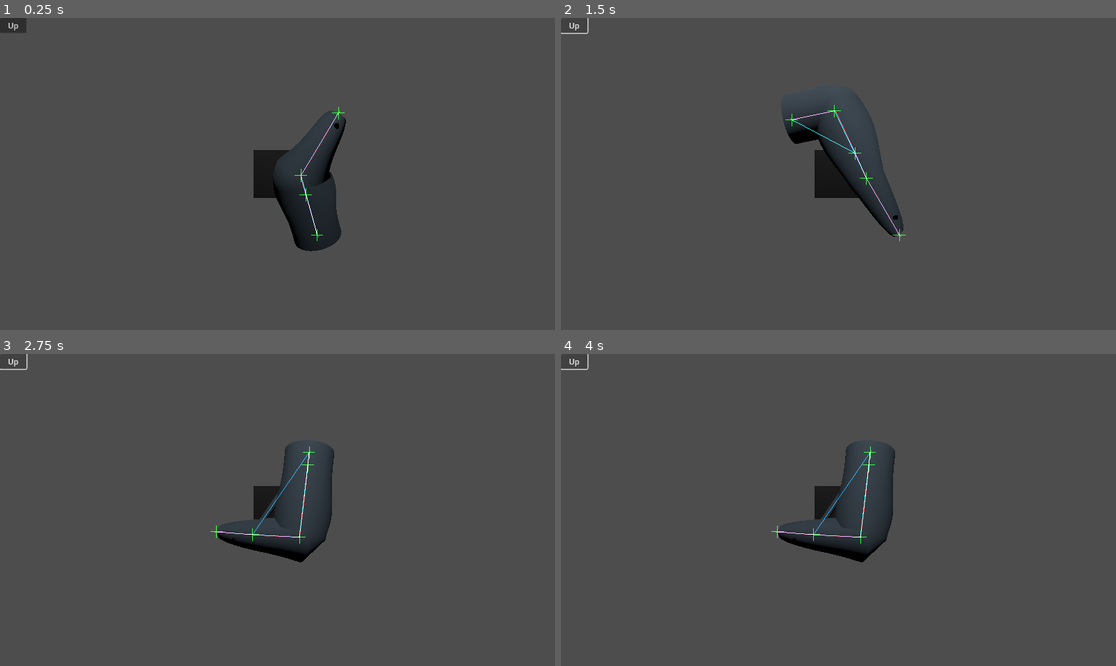
Above: before the commit, frames 1-4 (two rows, left to right).
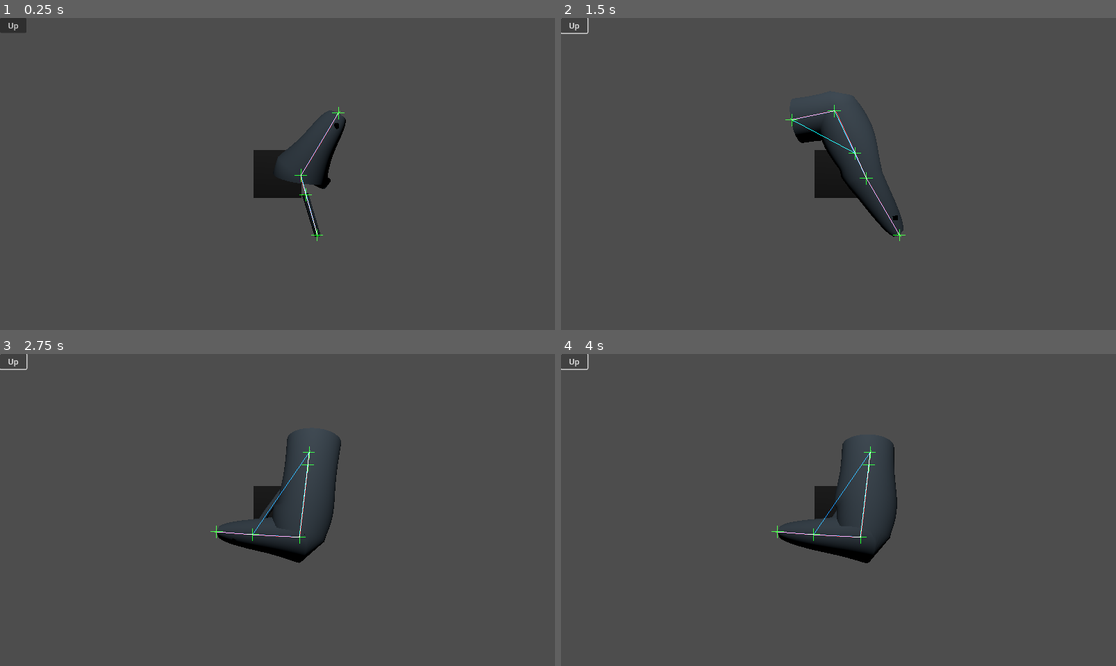
Above: after the commit, the same moments.

Repository: BinRoot/ludum-dare-58
Game: Godot game, scene res://Scenes/fish.tscn
The game is run twice, just before and just after one commit, with the same random seed, the same clock (stepped at 60 frames per second) and the same inputs.
Inputs:
- Up to frame 1 (0.25 s): no input
- Up to frame 2 (1.5 s): click "Up" at 0.5 s; click "Up" at 1.25 s
- Up to frame 3 (2.75 s): click "Up" at 2 s
- Up to frame 4 (4 s): no input

The runs differ from the first frame. In frame 1, 1.8% of the frame differs, in the area x 49-63%, y 29-75%; in frame 2, 0.4%; in frame 3, 0.4%; in frame 4, 0.4%.

Commit message:
fish shader

Diff:
--- a/Scenes/fish.gd
+++ b/Scenes/fish.gd
@@ -51,6 +51,12 @@
 
 @export var base_color: Color = Color(0.78, 0.9, 1.0)
 
+@export_group("Wiggle")
+@export var wiggle_amplitude: float = 0.15
+@export var wiggle_frequency: float = 2.0
+@export var wiggle_speed: float = 1.5
+@export var tail_amplification: float = 2.5
+
 @export_group("Debug")
 @export var debug_mode: bool = true
 @export var debug_spine_color: Color = Color(1.0, 0.0, 0.0)
@@ -64,9 +70,23 @@
 
 var _mesh_instance: MeshInstance3D
 var _debug_mesh_instance: MeshInstance3D
+var _shader_material: ShaderMaterial
+
+# Store spine data for wiggle calculations
+var _spine_curve: PackedVector3Array
+var _spine_normals: PackedVector3Array
+var _spine_binormals: PackedVector3Array
+var _spine_tangents: PackedVector3Array
+var _spine_bias: PackedFloat32Array
+var _spine_segments: int
 
 func _ready() -> void:
 	render_graph()
+
+func _process(_delta: float) -> void:
+	# Update eye positions to match the wiggle animation
+	if _spine_curve.size() > 0 and left_fish_eye != null and right_fish_eye != null:
+		_update_wiggling_eyes()
 
 func render_graph() -> void:
 	if _mesh_instance != null:
@@ -164,6 +184,7 @@
 	var verts: PackedVector3Array = PackedVector3Array()
 	var norms: PackedVector3Array = PackedVector3Array()
 	var uvs: PackedVector2Array = PackedVector2Array()
+	var colors: PackedColorArray = PackedColorArray()  # Store binormal direction for wiggle
 	var idx: PackedInt32Array = PackedInt32Array()
 
 	var ks: int = max(8, ring_sides)
@@ -195,6 +216,10 @@
 			norms.push_back(n_vec.normalized())
 
 			uvs.push_back(Vector2(float(i2) / float(ks), s_val))
+
+			# Store Brot (binormal after twist) as color for wiggle direction
+			# RGB stores the binormal vector, A stores body position
+			colors.push_back(Color(Brot.x, Brot.y, Brot.z, s_val))
 
 	# Side faces
 	for j8: int in range(ns - 1):
@@ -210,6 +235,10 @@
 	verts.push_back(C[ns - 1])
 	norms.push_back(T[ns - 1])
 	uvs.push_back(Vector2(0.5, 1.0))
+	# Head binormal (at s=1.0)
+	var phi_head: float = twist * 1.0
+	var Brot_head: Vector3 = (-N[ns - 1] * sin(phi_head)) + (B[ns - 1] * cos(phi_head))
+	colors.push_back(Color(Brot_head.x, Brot_head.y, Brot_head.z, 1.0))
 	for i4: int in range(ks):
 		var a_idx: int = (ns - 1) * ks + i4
 		var b_idx: int = (ns - 1) * ks + ((i4 + 1) % ks)
@@ -219,6 +248,9 @@
 	verts.push_back(C[0])
 	norms.push_back(-T[0])
 	uvs.push_back(Vector2(0.5, 0.0))
+	# Tail binormal (at s=0.0)
+	var Brot_tail: Vector3 = B[0]
+	colors.push_back(Color(Brot_tail.x, Brot_tail.y, Brot_tail.z, 0.0))
 	for i5: int in range(ks):
 		var a2_idx: int = ((i5 + 1) % ks)
 		var b2_idx: int = i5
@@ -254,7 +286,7 @@
 				continue
 			var pa: Vector3 = node_anchor[au]
 			var pb: Vector3 = node_anchor[bv]
-			_append_cylinder(verts, norms, uvs, idx, pa, pb, tube_radius, tube_segments, ring_sides)
+			_append_cylinder(verts, norms, uvs, colors, idx, pa, pb, tube_radius, tube_segments, ring_sides)
 
 	# --- Build ArrayMesh
 	var arrays: Array = []
@@ -262,18 +294,36 @@
 	arrays[Mesh.ARRAY_VERTEX]   = verts
 	arrays[Mesh.ARRAY_NORMAL]   = norms
 	arrays[Mesh.ARRAY_TEX_UV]   = uvs
+	arrays[Mesh.ARRAY_COLOR]    = colors
 	arrays[Mesh.ARRAY_INDEX]    = idx
 
 	var mesh: ArrayMesh = ArrayMesh.new()
 	mesh.add_surface_from_arrays(Mesh.PRIMITIVE_TRIANGLES, arrays)
 
-	var mat: StandardMaterial3D = StandardMaterial3D.new()
-	mat.albedo_color = base_color
-	mat.roughness = 0.65
-	mat.cull_mode = BaseMaterial3D.CULL_DISABLED  # Render both sides to plug holes
+	# Load and setup the wiggle shader
+	var shader: Shader = load("res://Scenes/fish_wiggle.gdshader")
+	_shader_material = ShaderMaterial.new()
+	_shader_material.shader = shader
+	_shader_material.set_shader_parameter("wiggle_amplitude", wiggle_amplitude)
+	_shader_material.set_shader_parameter("wiggle_frequency", wiggle_frequency)
+	_shader_material.set_shader_parameter("wiggle_speed", wiggle_speed)
+	_shader_material.set_shader_parameter("tail_amplification", tail_amplification)
+	_shader_material.set_shader_parameter("base_color", base_color)
+
+	# Set render mode
+	_shader_material.render_priority = 0
 
 	_mesh_instance.mesh = mesh
-	_mesh_instance.set_surface_override_material(0, mat)
+	_mesh_instance.set_surface_override_material(0, _shader_material)
+	_mesh_instance.cast_shadow = GeometryInstance3D.SHADOW_CASTING_SETTING_ON
+
+	# Store spine data for wiggle calculations
+	_spine_curve = C
+	_spine_normals = N
+	_spine_binormals = B
+	_spine_tangents = T
+	_spine_bias = bias
+	_spine_segments = ns
 
 	# --- Position eyes
 	_position_eyes(C, N, B, T, bias, ns)
@@ -413,6 +463,83 @@
 	# Orient eyes to look outward and forward
 	left_fish_eye.look_at(pos + eye_offset.normalized() + T[j_eye], Brot)
 	right_fish_eye.look_at(pos - eye_offset.normalized() + T[j_eye], Brot)
+
+# Calculate wiggle offset for a given position along the spine
+func _calculate_wiggle_offset(body_position: float, binormal: Vector3, up_direction: Vector3) -> Vector3:
+	var time: float = Time.get_ticks_msec() / 1000.0
+
+	# Calculate wiggle strength - stronger at the tail
+	var wiggle_strength: float = wiggle_amplitude * (1.0 - body_position) * tail_amplification
+
+	# Create traveling wave along the body
+	var wave: float = sin(body_position * wiggle_frequency - time * wiggle_speed)
+
+	# Apply wiggle along the binormal direction (side-to-side)
+	var lateral_offset: Vector3 = binormal * wave * wiggle_strength
+
+	# Vertical undulation along the up direction
+	var vertical_wave: float = sin(body_position * wiggle_frequency * 0.5 - time * wiggle_speed * 0.7)
+	var vertical_offset: Vector3 = up_direction * vertical_wave * wiggle_strength * 0.2
+
+	return lateral_offset + vertical_offset
+
+# Update eye positions to follow the wiggle animation
+func _update_wiggling_eyes() -> void:
+	if _spine_curve.size() == 0:
+		return
+
+	var ns: int = _spine_segments
+	var C: PackedVector3Array = _spine_curve
+	var N: PackedVector3Array = _spine_normals
+	var B: PackedVector3Array = _spine_binormals
+	var T: PackedVector3Array = _spine_tangents
+	var bias: PackedFloat32Array = _spine_bias
+
+	# Position eyes at ~90% along spine (near head)
+	var eye_s: float = 0.90
+	var j_eye: int = clamp(int(eye_s * float(ns - 1)), 0, ns - 1)
+
+	# Get spine position
+	var pos: Vector3 = C[j_eye]
+
+	# Calculate body dimensions at this point (same as mesh generation)
+	var s_val: float = float(j_eye) / float(ns - 1)
+	var gauss: float = bulge_amp * exp(-pow(s_val - bulge_center, 2.0) / max(1e-6, pow(bulge_sigma, 2.0)))
+	var a_s: float = a0 * pow(1.0 - s_val, taper_a_power) * (1.0 + gauss)
+	var b_s: float = b0 * pow(1.0 - s_val, taper_b_power) * (1.0 + gauss)
+	b_s *= (1.0 + asymmetry_amp * bias[j_eye])
+
+	# Apply twist rotation to get the correct binormal direction
+	var phi: float = deg_to_rad(twist_degrees) * s_val
+	var cph: float = cos(phi)
+	var sph: float = sin(phi)
+	var Nrot: Vector3 = (N[j_eye] * cph) + (B[j_eye] * sph)
+	var Brot: Vector3 = (-N[j_eye] * sph) + (B[j_eye] * cph)
+
+	# Calculate up direction (perpendicular to binormal and spine)
+	var up_direction: Vector3 = Brot.cross(T[j_eye]).normalized()
+
+	# Calculate wiggle offset using the proper binormal direction
+	var wiggle_offset: Vector3 = _calculate_wiggle_offset(eye_s, Brot, up_direction)
+
+	# Apply wiggle to base position
+	var wiggled_pos: Vector3 = pos + wiggle_offset
+
+	# Choose angle for eye placement
+	var eye_angle: float = PI * 0.25
+	var ct: float = cos(eye_angle)
+	var st: float = sin(eye_angle)
+
+	# Calculate eye offset
+	var eye_offset: Vector3 = (Nrot * (a_s * ct)) + (Brot * (b_s * st))
+
+	# Position eyes with wiggle applied
+	left_fish_eye.position = wiggled_pos + eye_offset
+	right_fish_eye.position = wiggled_pos - eye_offset
+
+	# Orient eyes to look outward and forward
+	left_fish_eye.look_at(wiggled_pos + eye_offset.normalized() + T[j_eye], Brot)
+	right_fish_eye.look_at(wiggled_pos - eye_offset.normalized() + T[j_eye], Brot)
 
 # =========================
 # Graph helpers / BFS / FR
@@ -640,7 +767,7 @@
 	return Quaternion(axis2, angle)
 
 func _append_cylinder(verts: PackedVector3Array, norms: PackedVector3Array,
-	uvs: PackedVector2Array, idx: PackedInt32Array,
+	uvs: PackedVector2Array, colors: PackedColorArray, idx: PackedInt32Array,
 	a: Vector3, b: Vector3, r: float, segs: int, sides: int) -> void:
 	var dir: Vector3 = (b - a).normalized()
 	var up: Vector3 = Vector3.RIGHT if abs(dir.dot(Vector3.UP)) > 0.95 else Vector3.UP
@@ -657,6 +784,8 @@
 			verts.push_back(pos + circle)
 			norms.push_back(circle.normalized())
 			uvs.push_back(Vector2(float(i) / float(sides), s))
+			# Tubes use e2 as binormal and position at 0.5 (moderate wiggle)
+			colors.push_back(Color(e2.x, e2.y, e2.z, 0.5))
 
 	for j2: int in range(segs):
 		for i2: int in range(sides):
@@ -671,6 +800,7 @@
 	verts.push_back(a)
 	norms.push_back(-dir)
 	uvs.push_back(Vector2(0.5, 0.0))
+	colors.push_back(Color(e2.x, e2.y, e2.z, 0.5))
 	for i3: int in range(sides):
 		var ri: int = offset + i3
 		var rj: int = offset + ((i3 + 1) % sides)
@@ -680,6 +810,7 @@
 	verts.push_back(b)
 	norms.push_back(dir)
 	uvs.push_back(Vector2(0.5, 1.0))
+	colors.push_back(Color(e2.x, e2.y, e2.z, 0.5))
 	var base: int = offset + segs * sides
 	for i4: int in range(sides):
 		var ri2: int = base + i4
--- /dev/null
+++ b/Scenes/fish_wiggle.gdshader
@@ -0,0 +1,38 @@
+shader_type spatial;
+render_mode cull_disabled;
+
+// Wiggle parameters
+uniform float wiggle_amplitude : hint_range(0.0, 1.0) = 0.15;
+uniform float wiggle_frequency : hint_range(0.1, 10.0) = 2.0;
+uniform float wiggle_speed : hint_range(0.1, 5.0) = 1.5;
+uniform float tail_amplification : hint_range(1.0, 5.0) = 2.5;
+uniform vec4 base_color : source_color = vec4(0.78, 0.9, 1.0, 1.0);
+
+void vertex() {
+	// COLOR.rgb stores the binormal (wiggle direction) at this vertex
+	// COLOR.a stores the body position (0 = tail, 1 = head)
+	vec3 binormal_direction = COLOR.rgb;
+	float body_position = COLOR.a;
+
+	// Calculate wiggle strength - stronger at the tail
+	float wiggle_strength = wiggle_amplitude * (1.0 - body_position) * tail_amplification;
+
+	// Create traveling wave along the body
+	float wave = sin(body_position * wiggle_frequency - TIME * wiggle_speed);
+
+	// Apply wiggle along the binormal direction (side-to-side motion)
+	// This is the correct direction for fish swimming motion
+	VERTEX += binormal_direction * wave * wiggle_strength;
+
+	// Optional: Add some vertical undulation for more natural movement
+	// Use the normal for up/down motion
+	float vertical_wave = sin(body_position * wiggle_frequency * 0.5 - TIME * wiggle_speed * 0.7);
+	vec3 up_direction = normalize(cross(binormal_direction, normalize(VERTEX - MODEL_MATRIX[3].xyz)));
+	VERTEX += up_direction * vertical_wave * wiggle_strength * 0.2;
+}
+
+void fragment() {
+	ALBEDO = base_color.rgb;
+	ROUGHNESS = 0.65;
+	METALLIC = 0.0;
+}
Not shown, added: Scenes/fish_wiggle.gdshader.uid
